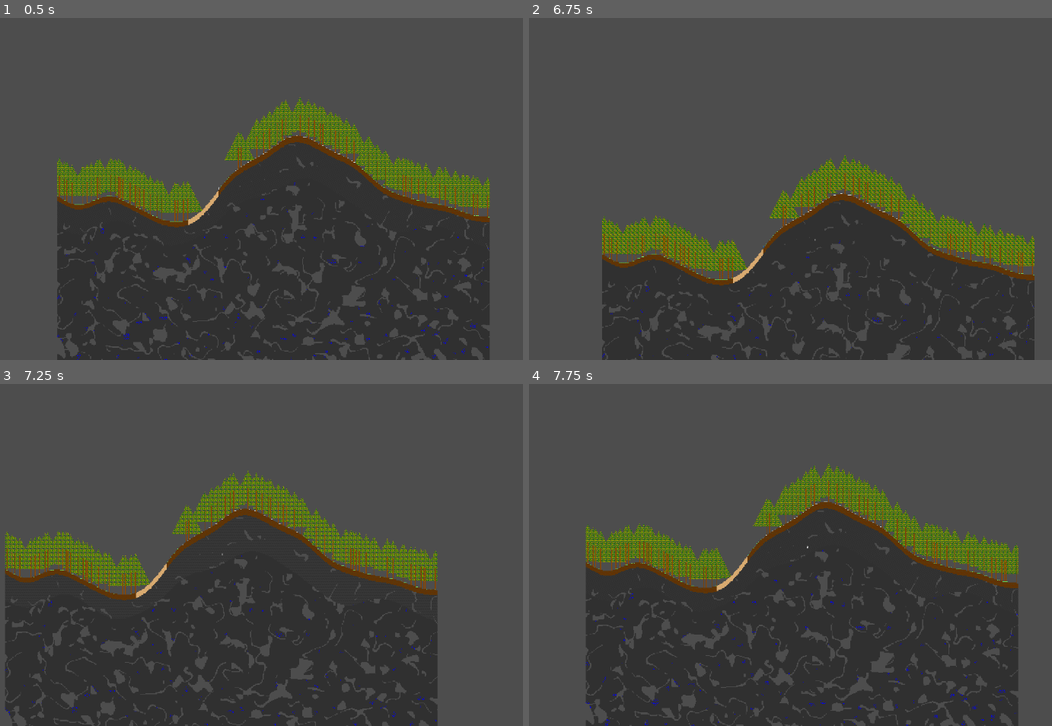
Above: before the commit, frames 1-4 (two rows, left to right).
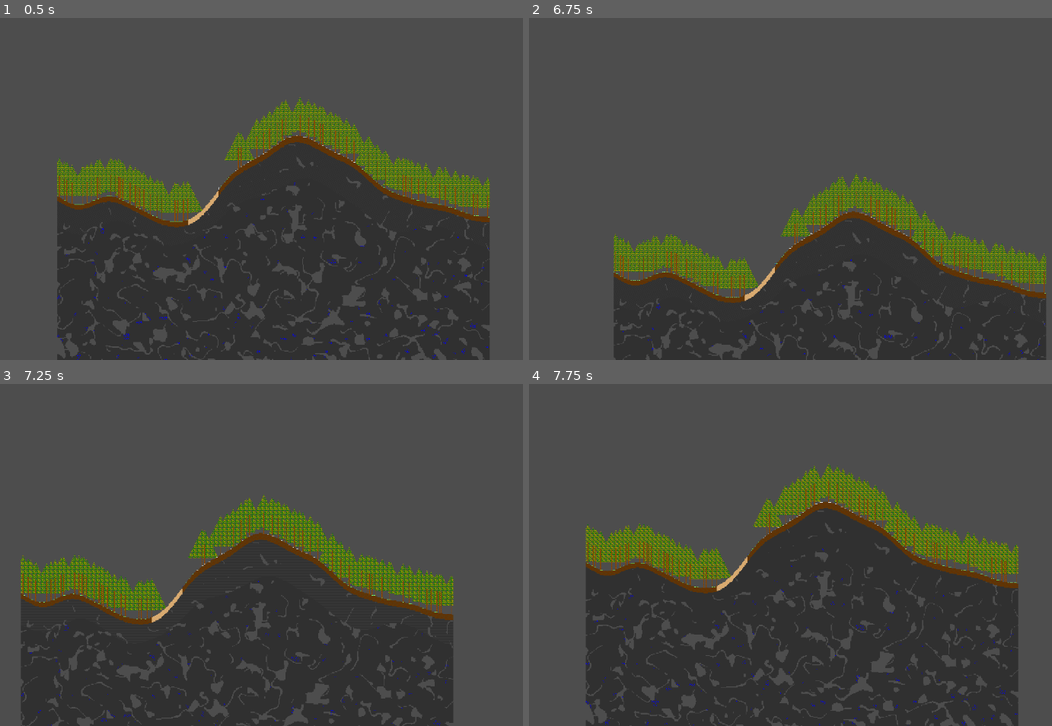
Above: after the commit, the same moments.

Repository: TwigGlenn4/BlockForge
Game: Godot game, scene res://scenes/GameScene/game_scene.tscn
Same seed, same stepped clock (60 frames per second), same inputs: the game is played once before the commit and once after it.
Inputs (mouse positions are in pixels of both pictures, inside the frame that each line leads up to):
- Up to frame 1 (0.5 s): no input
- Up to frame 2 (6.75 s): tap Enter (ui_accept) at 0.5, 0.77, 1.25, 1.52, 2, 3.02, 3.5, 3.77, 4.52, 5, 5.75, 6.02 s; move the mouse to (879, 171) at 0.52 s; click (879, 171) at 0.6 s; move the mouse to (628, 206) at 1.27 s; tap Down (camera_pan_down) at 1.35 s; click (628, 206) at 1.55 s; move the mouse to (806, 113) at 2.02 s; hold Left (camera_pan_left) 2.03-2.78 s; click (806, 113) at 2.3 s; move the mouse to (717, 257) at 2.77 s; tap Right (camera_pan_right) at 2.85 s; click (717, 257) at 3.05 s; move the mouse to (931, 240) at 3.52 s; hold Up (camera_pan_up) 3.53-4.28 s; click (931, 240) at 3.8 s; move the mouse to (565, 137) at 4.27 s; tap = (camera_zoom_in) at 4.35 s; click (565, 137) at 4.55 s; move the mouse to (780, 189) at 5.02 s; hold - (camera_zoom_out) 5.03-5.78 s; click (780, 189) at 5.3 s; move the mouse to (654, 103) at 5.77 s; click (654, 103) at 5.85 s; move the mouse to (879, 171) at 6.52 s; hold C (look_at_character) from 6.53 s (still down)
- Up to frame 3 (7.25 s): keep holding C (look_at_character); tap Enter (ui_accept) at 6.77 s; click (350, 537) at 6.8 s
- Up to frame 4 (7.75 s): move the mouse to (628, 572) at 7.27 s; release C (look_at_character) at 7.28 s; tap Keypad 0 (look_at_portal) at 7.35 s; tap Enter (ui_accept) at 7.52 s; click (628, 572) at 7.55 s

Frame 1 is identical in both runs. In frame 2, 17% of the frame differs, in the area x 13-99%, y 40-100%; in frame 3, 20%, in the area x 0-87%, y 25-100%; in frame 4, 5.3%.
Error after the commit: Invalid access to property or key 'surface_level' on a base object of type 'Nil'. (res://classes/world.gd:71)

Commit message:
primitive surface pathfinding

Diff:
--- a/classes/helpers.gd
+++ b/classes/helpers.gd
@@ -129,3 +129,7 @@
   cam.position = pos_block_to_pixel(pos)
   if zoom != null and typeof(zoom) == Variant.Type.TYPE_VECTOR2:
     cam.zoom = zoom
+
+
+static func path_to(from: Vector2, to: Vector2):
+  pass
--- a/classes/interacter.gd
+++ b/classes/interacter.gd
@@ -81,7 +81,38 @@
 
     var block_pos:Vector2i = Helpers.pos_pixel_to_block(click_pos)
     # print("Clicked at "+str(block_pos))
-    selected_character._add_job(DataJob.new(block_pos, DataJob.TYPE.GOTO))
+
+    # ===== pathfind only works on surface, will be adapted to trees shortly
+    var y:int = world.get_surface(block_pos.x) # pin to surface of earth
+    block_pos.y = y
+
+    # ===== PATHFIND ==== This method needs to be gathered into pathfinding.gd
+    var method: Path.Movement
+    var current_pos:Vector2i = selected_character.current_pos
+    var dx:int = sign(block_pos.x - current_pos.x)
+    # print("current ",str(current_pos))
+    # print("target ",str(block_pos))
+    var dy:int
+    while(current_pos != block_pos): # and c < 20):
+      current_pos.x += dx
+      y = world.get_surface(current_pos.x)
+      dy = y - current_pos.y
+      current_pos.y += dy
+
+      if abs(dy) > 1:
+        method = Path.Movement.CLIMB
+      elif abs(dy) == 1:
+        method = Path.Movement.HOP
+      else:
+        method = Path.Movement.WALK
+        # similar for but lookup blocks for climb in trees, blocks around for CLIMB_RIGHT, blocks above for CRAWL
+
+      selected_character._add_job(DataJob.new(current_pos, DataJob.TYPE.GOTO))
+      # should add method as another parameter in TYPE.GOTO
+    # ===== END PATHFIND
+
+    # ===== might want to change above to STEPTO, then have GOTO at end, to activate whatever ???
+    # selected_character._add_job(DataJob.new(block_pos, DataJob.TYPE.GOTO))
 
 
 func _move_to_block(block_pos:Vector2i):
--- /dev/null
+++ b/classes/pathfinding.gd
@@ -0,0 +1,3 @@
+class_name Path
+
+enum Movement { WALK, HOP, CLIMB, LEAP, CLIMB_RIGHT, CLIMB_LEFT, CRAWL }
--- a/classes/tiles.gd
+++ b/classes/tiles.gd
@@ -8,43 +8,43 @@
 
 static var TERRAIN_ATLAS = 1
 static var TERRAIN = {
-	_ATLAS = TERRAIN_ATLAS,
-	# DIRT = {atlas=5, sprite=Vector2i(1,0), id="blockforge:dirt"},
-	DIRT = DataTile.new("blockforge:dirt", DataTexture.new("blockforge:dirt", TERRAIN_ATLAS, Vector2i(1,0))),
-	# STONE = {atlas=5, sprite=Vector2i(2,0), id="blockforge:stone"},
-	STONE = DataTile.new("blockforge:stone", DataTexture.new("blockforge:stone", TERRAIN_ATLAS, Vector2i(2,0))),
-	# COBBLESTONE = {atlas=5, sprite=Vector2i(3,0), id="blockforge:cobblestone"},
-	COBBLESTONE = DataTile.new("blockforge:cobblestone", DataTexture.new("blockforge:cobblestone", TERRAIN_ATLAS, Vector2i(3,0))),
-	# WATER = {atlas=5, sprite=Vector2i(4,0), id="blockforge:water"},
-	WATER = DataTile.new("blockforge:water", DataTexture.new("blockforge:water", TERRAIN_ATLAS, Vector2i(4,0))),
-	# SAND = {atlas=5, sprite=Vector2i(5,0), id="blockforge:sand"},
-	SAND = DataTile.new("blockforge:sand", DataTexture.new("blockforge:sand", TERRAIN_ATLAS, Vector2i(5,0))),
-	# SNOW = {atlas=5, sprite=Vector2i(6,0), id="blockforge:snow"},
-	SNOW = DataTile.new("blockforge:snow", DataTexture.new("blockforge:snow", TERRAIN_ATLAS, Vector2i(6,0))),
-	# GRASS = {atlas=5, sprite=Vector2i(7,0), id="blockforge:grass"},
-	GRASS = DataTile.new("blockforge:grass", DataTexture.new("blockforge:grass", TERRAIN_ATLAS, Vector2i(7,0))),
-	# LOG = {atlas=5, sprite=Vector2i(8,0), id="blockforge:log"},
-	LOG = DataTile.new("blockforge:log", DataTexture.new("blockforge:log", TERRAIN_ATLAS, Vector2i(8,0))),
-	# LEAVES = {atlas=5, sprite=Vector2i(9,0), id="blockforge:leaves"},
-	LEAVES = DataTile.new("blockforge:leaves", DataTexture.new("blockforge:leaves", TERRAIN_ATLAS, Vector2i(9,0))),
-	ORE_TIN = DataTile.new("blockforge:ore_tin", DataTexture.new("blockforge:ore_tin", TERRAIN_ATLAS, Vector2i(10,0))),
+  _ATLAS = TERRAIN_ATLAS,
+  # DIRT = {atlas=5, sprite=Vector2i(1,0), id="blockforge:dirt"},
+  DIRT = DataTile.new("blockforge:dirt", DataTexture.new("blockforge:dirt", TERRAIN_ATLAS, Vector2i(1,0))),
+  # STONE = {atlas=5, sprite=Vector2i(2,0), id="blockforge:stone"},
+  STONE = DataTile.new("blockforge:stone", DataTexture.new("blockforge:stone", TERRAIN_ATLAS, Vector2i(2,0))),
+  # COBBLESTONE = {atlas=5, sprite=Vector2i(3,0), id="blockforge:cobblestone"},
+  COBBLESTONE = DataTile.new("blockforge:cobblestone", DataTexture.new("blockforge:cobblestone", TERRAIN_ATLAS, Vector2i(3,0))),
+  # WATER = {atlas=5, sprite=Vector2i(4,0), id="blockforge:water"},
+  WATER = DataTile.new("blockforge:water", DataTexture.new("blockforge:water", TERRAIN_ATLAS, Vector2i(4,0))),
+  # SAND = {atlas=5, sprite=Vector2i(5,0), id="blockforge:sand"},
+  SAND = DataTile.new("blockforge:sand", DataTexture.new("blockforge:sand", TERRAIN_ATLAS, Vector2i(5,0))),
+  # SNOW = {atlas=5, sprite=Vector2i(6,0), id="blockforge:snow"},
+  SNOW = DataTile.new("blockforge:snow", DataTexture.new("blockforge:snow", TERRAIN_ATLAS, Vector2i(6,0))),
+  # GRASS = {atlas=5, sprite=Vector2i(7,0), id="blockforge:grass"},
+  GRASS = DataTile.new("blockforge:grass", DataTexture.new("blockforge:grass", TERRAIN_ATLAS, Vector2i(7,0))),
+  # LOG = {atlas=5, sprite=Vector2i(8,0), id="blockforge:log"},
+  LOG = DataTile.new("blockforge:log", DataTexture.new("blockforge:log", TERRAIN_ATLAS, Vector2i(8,0))),
+  # LEAVES = {atlas=5, sprite=Vector2i(9,0), id="blockforge:leaves"},
+  LEAVES = DataTile.new("blockforge:leaves", DataTexture.new("blockforge:leaves", TERRAIN_ATLAS, Vector2i(9,0))),
+  ORE_TIN = DataTile.new("blockforge:ore_tin", DataTexture.new("blockforge:ore_tin", TERRAIN_ATLAS, Vector2i(10,0))),
 }
 
 static var PORTAL_ATLAS = 2
 static var PORTAL = {
-	_ATLAS = PORTAL_ATLAS,
-	# BASE_STONE = {atlas=0, sprite=Vector2i(0,0), id="blockforge:portal_base_stone"},
-	BASE_STONE = DataTile.new("blockforge:portal_base_stone", DataTexture.new("blockforge:portal_base_stone", PORTAL_ATLAS, Vector2i(0,0))),
-	# BASE_COBBLE = {atlas=0, sprite=Vector2i(0,1), id="blockforge:portal_base_cobble"},
-	BASE_COBBLE = DataTile.new("blockforge:portal_base_cobble", DataTexture.new("blockforge:portal_base_cobble", PORTAL_ATLAS, Vector2i(0,1))),
-	# F1_TOP = {atlas=0, sprite=Vector2i(1,0), id="blockforge:portal_top"},
-	F1_TOP = DataTile.new("blockforge:portal_top", DataTexture.new("blockforge:portal_top", PORTAL_ATLAS, Vector2i(1,0))),
-	# F1_BTM = {atlas=0, sprite=Vector2i(1,1), id="blockforge:portal_btm"}
-	F1_BTM = DataTile.new("blockforge:portal_btm", DataTexture.new("blockforge:portal_btm", PORTAL_ATLAS, Vector2i(1,1)))
+  _ATLAS = PORTAL_ATLAS,
+  # BASE_STONE = {atlas=0, sprite=Vector2i(0,0), id="blockforge:portal_base_stone"},
+  BASE_STONE = DataTile.new("blockforge:portal_base_stone", DataTexture.new("blockforge:portal_base_stone", PORTAL_ATLAS, Vector2i(0,0))),
+  # BASE_COBBLE = {atlas=0, sprite=Vector2i(0,1), id="blockforge:portal_base_cobble"},
+  BASE_COBBLE = DataTile.new("blockforge:portal_base_cobble", DataTexture.new("blockforge:portal_base_cobble", PORTAL_ATLAS, Vector2i(0,1))),
+  # F1_TOP = {atlas=0, sprite=Vector2i(1,0), id="blockforge:portal_top"},
+  F1_TOP = DataTile.new("blockforge:portal_top", DataTexture.new("blockforge:portal_top", PORTAL_ATLAS, Vector2i(1,0))),
+  # F1_BTM = {atlas=0, sprite=Vector2i(1,1), id="blockforge:portal_btm"}
+  F1_BTM = DataTile.new("blockforge:portal_btm", DataTexture.new("blockforge:portal_btm", PORTAL_ATLAS, Vector2i(1,1)))
 }
 
 static var GROWABLE = [
-	TERRAIN.DIRT,
-	TERRAIN.GRASS,
-	TERRAIN.SNOW,
+  TERRAIN.DIRT,
+  TERRAIN.GRASS,
+  TERRAIN.SNOW,
 ]
--- a/project.godot
+++ b/project.godot
@@ -18,6 +18,11 @@
 [debug]
 
 gdscript/warnings/integer_division=0
+
+[editor]
+
+version_control/plugin_name="GitPlugin"
+version_control/autoload_on_startup=true
 
 [input]
 
Not shown, changed: .gitignore
Not shown, added: addons/godot-git-plugin/LICENSE
